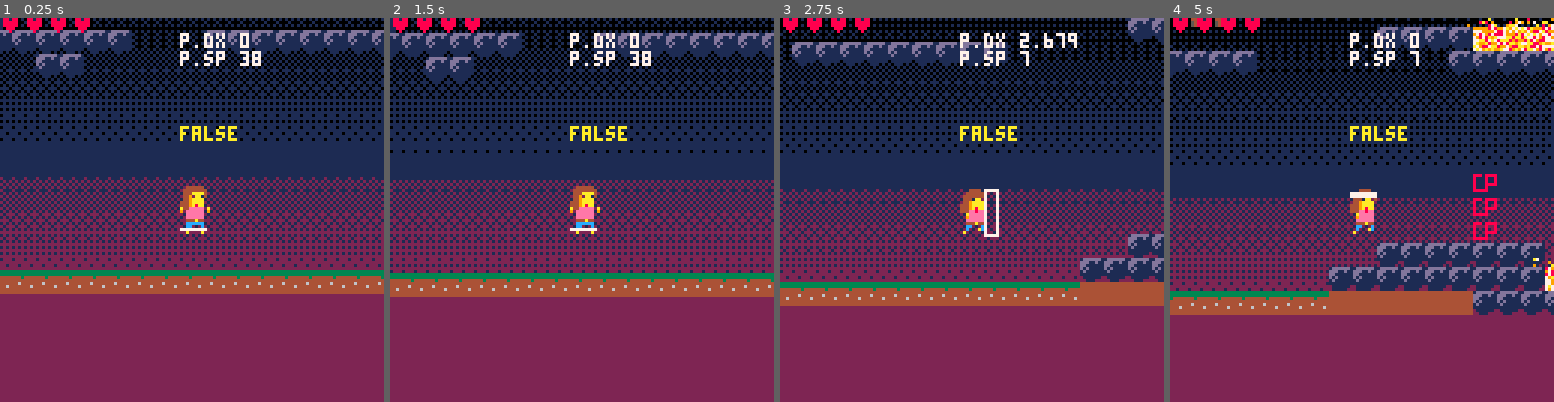
Above: before the commit, frames 1-4 (left to right).
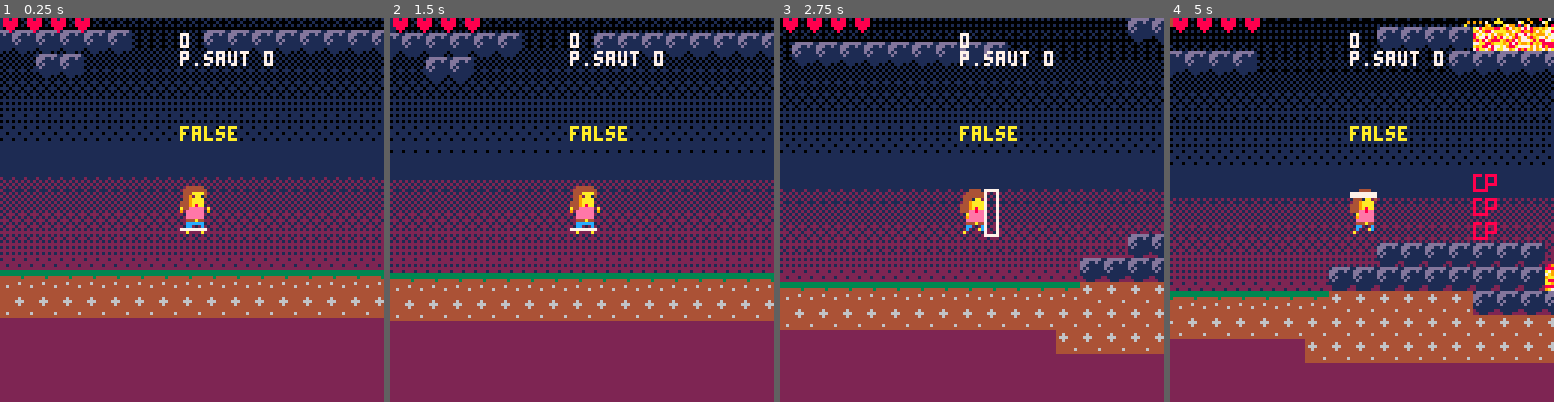
Above: after the commit, the same moments.

Repository: EmilieRobert33/SPOOKJAM
Game: PICO-8 cartridge sp4.p8
The game is run twice, just before and just after one commit, with the same random seed, the same clock (stepped at 60 frames per second) and the same inputs.
Inputs:
- Up to frame 1 (0.25 s): no input
- Up to frame 2 (1.5 s): tap X (X key) at 0.33, 1.07 s; tap O (Z key) at 0.7 s
- Up to frame 3 (2.75 s): hold Right 1.6-2.1 s; tap O (Z key) at 1.7, 2.1, 2.5 s; tap X (X key) at 1.85 s; hold Right from 2.47 s (still down)
- Up to frame 4 (5 s): tap O (Z key) every 0.4 s from 2.9 to 4.9 s; tap X (X key) at 2.97, 4.08 s; release Right at 3.03 s; hold Left 3.08-3.58 s; hold Right 4.02-4.68 s

The runs differ from the first frame. In frame 1, 6.7% of the frame differs, in the area x 0-100%, y 3-79%; in frame 2, 6.7%; in frame 3, 8.7%; in frame 4, 12%, in the area x 0-100%, y 0-90%.

Commit message:
recuperation modif blink

Diff:
--- a/sp4.p8
+++ b/sp4.p8
@@ -23,7 +23,9 @@
 	p.max_dy = 3
 	p.acc = 0.5
 	p.boost = 4.25
+	p.saut = 0
 	p.mask = 0
+	p.mask2 = 0
 	p.anim = 0
 	p.running = false
 	p.jumping = false
@@ -42,6 +43,15 @@
 	mask.h = 16
 	mask.sp = 68
 	mask.taken = false
+
+	--objet mask2
+	mask2 = {}
+	mask2.x = 6*8
+	mask2.y = 13*8
+	mask2.w = 16
+	mask2.h = 16
+	mask2.sp = 46
+	mask2.taken = false
 
 
 	gravity = 0.3
@@ -122,12 +132,12 @@
 		spr(p.sp,p.x,p.y,2,2,p.flp)
 	end
 
- if (p.mask==1) then
-  --rectfill(p.x,p.y,p.x+15,p.y+6,0)
-  spr(74,p.x+4,p.y)
- end
+
+	--mask 1
+	spr(mask.sp,mask.x,mask.y,2,2)
+
 	--mask 2
-	spr(mask.sp,mask.x,mask.y,2,2)
+	spr(mask2.sp,mask2.x,mask2.y,2,2)
 
 	if(p.mort==true
 	and p.cp==false) then
@@ -154,8 +164,8 @@
 	--print(p.sliding,p.x,p.y-34,8)
 	--print(p.running,p.x,p.y-28,9)
 	print(p.landed,p.x,p.y-20,10)
-	print("p.sp "..p.sp,p.x,p.y-45,7)
- print("p.dx "..p.dx,p.x,p.y-51,7)
+	print("p.saut "..p.saut,p.x,p.y-45,7)
+ print(p.mask2,p.x,p.y-51,7)
 
  ------------------------------
  -- dessine la vie
@@ -312,11 +322,12 @@
 		p.flp=false
 	end
 
-	--jumping
+	--jumping p.landed
 	if(btnp(🅾️))
-	and p.landed then
+	and p.saut>0 then
 		p.dy-=p.boost
 		p.landed = false
+		p.saut-=1
 		sfx(31)
 	end
  -------test por declenche fantome depuis tiles----
@@ -324,11 +335,7 @@
 
 	--if player collides with a mask
 	check_collision_m()
-
-	--if player has mask 2
-	if (p.mask == 2) then
-		p.boost = 6
-	end
+	check_collision_m2()
 
 	--mettre/enlever mask
 	player_mask()
@@ -433,6 +440,14 @@
 			if(btnp(❎)) p.mask = 0
 		end
 	end
+	if(mask2.taken == true) then
+		if(p.mask2 == 0) then
+			if(btnp(❎)) p.mask2 = 1
+		elseif(p.mask2 == 1) then
+		 if (btnp(🅾️)) p.saut=2
+			if (btnp(❎)) p.mask2 = 0
+		end
+	end
 end
 
 function check_collision_m()
@@ -446,6 +461,16 @@
 	end
 end
 
+function check_collision_m2()
+	if(check_coll(p,mask2)
+	and mask2.taken == false) then
+		make_explosions(mask2.x,mask.y,15)
+		make_particules(mask2.x,mask.y,16)
+		mask2.sp = 105
+		mask2.taken = true
+	end
+end
+
 function check_collision_ud()
 	if(p.dy>0) then
 		p.falling=true
@@ -456,6 +481,7 @@
 
 		if(collide_map(p,"down",0)) then
 			p.landed= true
+			p.saut = 1
 			p.falling= false
 			p.dy=0
 			p.y-=((p.y+p.h+1)%8)-1
@@ -1036,14 +1062,14 @@
 00cccccc0000000000cc000c0000000000cc000c0000000000cc000c0000000000cccccc0000000000cc000c0000000000c00000c00000000044899989a98900
 00cc000c0000000000c0000c0000000000c0000c0000000000c0000c0000000000cc000c000000000c000000c00000000c0000000c00000000044a999a999000
 00a0000a0000000000a0000a0000000000a0000a0000000000a0000a0000000000a0000a000000000a000000a0000000a00000000a0000000000049a99900000
-1dddddd14444444465556666445d444400000cccccc0000000900000000a0000022002200000000000cccc000000000000000000000000000000000000000000
-ddd11d114444444460000006555555550000cccccccc0000a009000000a009002ee22e72001101600c7777c00000000000000000000000000000000000000000
-dd1111114444444460000006444445d4000cc777777cc0000aa97000099770002eeeeee201110116c777777c0000000000000000000000000000000000000000
-d1d1111144444444600000065555555500c7777777777c000a99900009a990002eeeeee200000000c7c77c7c0000000000000000000000000000000000000000
-1d1111114444444465556666445d44440c777777777777c000970000009700002eeeeee201110116c7c77c7c0000000000000000000000000000000000000000
-11111111444444446000000655555555c77ccc7777ccc77c004400000044000002eeee20011101160c7777c00000000000000000000000000000000000000000
-0111111044444444600000065d4445d4c77ccc7777ccc77c0054000000540000002ee2000111011600c77c000000000000000000000000000000000000000000
-00111000444444446000000655555555c7ccc777777ccc7c00540000005400000002200001110116000cc0000000000000000000000000000000000000000000
+1dddddd14444444465556666445d444400000cccccc0000000900000000a00000220022000000000000000000000000000000000000000000000000000000000
+ddd11d114464444460000006555555550000cccccccc0000a009000000a009002ee22e7200110160000000000000000000000000000000000000000000000000
+dd1111114666444460000006444445d4000cc777777cc0000aa97000099770002eeeeee201110116000000000000000000000000000000000000000000000000
+d1d1111144644444600000065555555500c7777777777c000a99900009a990002eeeeee200000000000000000000000000000000000000000000000000000000
+1d1111114444444465556666445d44440c777777777777c000970000009700002eeeeee201110116000000000000000000000000000000000000000000000000
+11111111444444446000000655555555c77ccc7777ccc77c004400000044000002eeee2001110116000000000000000000000000000000000000000000000000
+0111111044444464600000065d4445d4c77ccc7777ccc77c0054000000540000002ee20001110116000000000000000000000000000000000000000000000000
+00111000444444446000000655555555c7ccc777777ccc7c00540000005400000002200001110116000000000000000000000000000000000000000000000000
 1dddddd1333333331dddddd100000000c7ccc77cc77ccc7c00000000000000000000000000000000000000000000000000000000000000000000000000000000
 ddd11d1133333333ddd11d1100000000c77777777777777c00000000000000000000000001110116000000000000000000000000000000000000000000000000
 dd11111144434444dd11111100000000c777777cc777777c00000000000000000000000001110116000000000000000000000000000000000000000000000000
@@ -1068,6 +1094,9 @@
 000000000cc000c0000000000cc000c000000000000cc000c0000000000cc000c000000000000000000000000000000000000000000000000000000055555555
 000000000c0000c00000000000c000c000000000000c000c00000000000c000c000000000000000000000000000000000000000000000000000000005d4445d4
 0000000000a000a000000000000a00a000000000000a000a00000000000a00a00000000000000000000000000000000000000000000000000000000055555555
+14141414141414141414141414141414141414141414141414141414141414141414141414141414141414141414141414141400000000000000000000000000
+00000000000000000000000000000000000000000000000000000000000000000000000000000000000000000000000000000000000000000000000000000000
+00000000000000000000000000000000000000001414141414141414141414141414141414141414141414141414141414141400000000000000000000000000
 __gff__
 0000000000000000004000000000000080000000000000000000000000000000000000000000000000000000000000000000000000000000000000000000000003000001000020200000000000000000030308000000000000000000000000001000000000000000000000000000000000000000000000000000000000000000
 0000000000000000004000000000000080000000000000000000000000000000000000000000000000000000000004840000000000000000000000000000040401010000000000000000000000000000030309000000000000000000000000001004000000000000000000000000000000000000000000000000000000000000
@@ -1075,23 +1104,23 @@
 5000000000000000000000000000000000000000000000000000000000000000000000000000000000000000000000000000000000000000000000000000000000000000000000000000000000000000000000000000000000000000000000000000000000000000000000000000000000000000000000000000000000000000
 5000000000000000000000000000000000000000000000000000000000000000000000000000000000000000000000000000000000000000000000000000000000000000000000000000000000000000000000000000000000000000000000000000000000000000000000000000000000000000000000000000000000000000
 5000000000000000000000000000000000000000000000000000000000000000000000000000000000000000000000000000000000000000000000000000000000000000000000000000000000000000000000000000000000000000000000000000000000000000000000000000000000000000000000000000000000000000
-5000000000000000000000000000000000000000000000000000000000000000000000000000000000005000404000000000000000000000000000000000000000000000000000000000000000000000000000000000000000000000000000000000000000000000000000000000000000000000000000000000000000000000
-5000000000000000000000000000000000000000000000000000000000000000000000000000000000005000000000000000000000000000000000000000000000000000000000000000000000000000000000000000000000000000000000000000000000000000000000000000000000000000000000000000000000000000
-5000000000000000000000000000000000000000000000000000000000000000000000000000000000005052525252000000000000000000000000000000000000000000000000000000000000000000000000000000000000000000000000000000000000000000000000000000000000000000000000000000000000000000
-5000000000000000000000000000000000000000000000000000000000000000000000000000000000005000000000000000000000000000000040404000000000000000000000000000000000000000000000000000000000000000000000000000000000000000000000000000000000000000000000000000000000000000
-5000000000000000000000000000000000000000000000000000000000000000000000000000000000005000000000000000005000100000000000000000000000000000000000000000000000000000000000000000000000000000000000000000000000000000000000000000000000000000000000000000000000000000
-5000000000000000000000000000000000000000000000000000000000000000000000000000000000005010000000000000000000000000000000000000000000000000000000000000000000000000000000000000000000000000000000000000000000000000000000000000000000000000000000000000000000000000
-5000000000000000000000000000000000000000000000000000000000000000000000000000000000005000000000000000000000000000000000000000000000000000000000000000005000000000000000000000000000000000000000000000000000000000000000000000000000000000000000000000000000000000
-5000000000000000000000000000000000000000000000000000000000000000000000000000000000005050505050505050505050505050505050505050000000000000000000000000005000000000000000000000000000000000000000000000000000000000000000000000000000000000000000000000000000000000
-5000000000000000000000000000000000000000000000000000000000000000000000000000000000000000000000000000000000000000000000000000000050505050505050505050505050000000000000000000000000000000000000000000000000000000000000000000000000000000000000000000000000000000
-5000000000000000000000000000000000000000000000000000000000000000000000000000000000000000000000000000000000000000000000000000000050505050000000000000000000000000000000000000000000000000000000000000000000000000000000000000000000000000000000000000000000000000
-5000000000000000000000000000000000000000000000000000505009090909505050095050405050505050505050505050505050505050505050505050505000000000000000000000000000000000000000000000000000000000000000000000000000000000000000000000000000000000000000000000000000000000
-5000000000000000000000000000000000000000000000005050505252525252525052525200000000001052525252525252525252520050100000000000400000000000000000000000000000000000000000000000000000000000000000000000000000000000000000000000000000000000000000000000000000000000
-5000000000000000005050090909095000000000005050505050505050505000000000000000000000000000000000000000500000000000004000000000000000000000000000000000000000000000000000000000000000000000000000000000000000000000000000000000000000000000000000000000000000000000
-5000000000000000505050525252525000000000000000000000000000000000000000000000000000000000000000000000400000000000404000000000000000000000000000000000000000000000000000000000000000000000000000000000000000000000000000000000000000000000000000000000000000000000
-5000000000000050505050505050505000000000000000000000000000000000000000000000000000000000600000004050500000000000000000000000000000000000000000000000000000000000000000000000000000000000000000000000000000000000000000000000000000000000000000000000000000000000
-5043434343435050505050505050505000000000000000000000000000000000000000000000000000000000600000004000000000000000000000000000000000000000000000000000000000000000000000000000000000000000000000000000000000000000000000000000000000000000000000000000000000000000
-5000000000000000000000000000004746000000000000000000000000000000000000000000000000000000600000004000000000404000000000000000000000000000000000000000000000000000000000000000000000000000000000000000000000000000000000000000000000000000000000000000000000000000
+5000000000000000000000000000000000000000000000000000000000000000000000000050004040000000000000000000000000000000000000000000000000000000000000000000000000000000000000000000000000000000000000000000000000000000000000000000000000000000000000000000000000000000
+5000000000000000000000000000000000000000000000000000000000000000000000000050000000000000000000000000000000000000000000000000000000000000000000000000000000000000000000000000000000000000000000000000000000000000000000000000000000000000000000000000000000000000
+5000000000000000000000000000000000000000000000000000000000000000000000000050525252520000000000000000000000000000000000000000000000000000000000000000000000000000000000000000000000000000000000000000000000000000000000000000000000000000000000000000000000000000
+5000000000000000000000000000000000000000000000000000000000000000000000000050000000000000000000000000000000404040000000000000000000000000000000000000000000000000000000000000000000000000000000000000000000000000000000000000000000000000000000000000000000000000
+5000000000000000000000000000000000000000000000000000000000000000000000000050000000000000000050001000000000000000000000000000000000000000000000000000000000000000000000000000000000000000000000000000000000000000000000000000000000000000000000000000000000000000
+5000000000000000000000000000000000000000000000000000000000000000000000000050100000000000000000000000000000000000000000000000000000000000000000000000000000000000000000000000000000000000000000000000000000000000000000000000000000000000000000000000000000000000
+5000000000000000000000000000000000000000000000000000000000000000000000000050000000000000000000000000000000000000000000000000000000000000000050000000000000000000000000000000000000000000000000000000000000000000000000000000000000000000000000000000000000000000
+5000000000000000000000000000000000000000000000000000000000000000000000000050505050505050505050505050505050505050500000000000000000000000000050000000000000000000000000000000000000000000000000000000000000000000000000000000000000000000000000000000000000000000
+5000000000000000000000000000000000000000000000000000000000000000000000000000000000000000000000000000000000000000000000505050505050505050505050500000000000000000000000000000000000000000000000000000000000000000000000000000000000000000000000000000000000000000
+5000000000000000000000000000000000000000000000000000000000000000000000000000000000000000000000000000000000000000000000505050500000000000000000000000000000000000000000000000000000000000000000000000000000000000000000000000000000000000000000000000000000000000
+5000000000000000000000000000000000000000505050090909095050500950504050505050505050505050505050505050505050505050505050000000000000000000000000000000000000000000000000000000000000000000000000000000000000000000000000000000000000000000000000000000000000000000
+5000000000000000000000000000000000000050505052525252525250525252000000000010525252525252525252525200501000000000004000000000000000000000000000000000000000000000000000000000000000000000000000000000000000000000000000000000000000000000000000000000000000000000
+5000000000005050090909095000000050505050500000000000000000000000000000000000000000000000000000000000500000000000004000000000000000000000000000000000000000000000000000000000000000000000000000000000000000000000000000000000000000000000000000000000000000000000
+5000000000505050525252525000000000000000000000000000000000000000000000000000000000000000000000000000400000000000404000000000000000000000000000000000000000000000000000000000000000000000000000000000000000000000000000000000000000000000000000000000000000000000
+5000000050505050505050505000000000000000000000000000000000000000000000000000000000000000600000004050500000000000000000000000000000000000000000000000000000000000000000000000000000000000000000000000000000000000000000000000000000000000000000000000000000000000
+5000005050505050505050505000000000000000000000000000000000000000000000000000000000000000600000004000000000000000000000000000000000000000000000000000000000000000000000000000000000000000000000000000000000000000000000000000000000000000000000000000000000000000
+5000000000000000000000004746460000000000000000000000000000000000000000000000000000000000600000004000000000404000000000000000000000000000000000000000000000000000000000000000000000000000000000000000000000000000000000000000000000000000000000000000000000000000
 5000000000000000000000000000000000000000000000505050500909090909405040405000000000000050504343435000000000000000000000000000000000000000000000000000000000000000000000000000000000000000000000000000000000000000000000000000000000000000000000000000000000000000
 5050505050500000005050505050505040500000000000000000505052525252520000000000000000000000500000005000000000000000000000000000000000000000000000000000000000000000000000000000000000000000000000000000000000000000000000000000000000000000000000000000000000000000
 0000505000000000000000000000000000000000000000000000000000000000000000000000000000000000500000005000000000000000000000000000000000000000000000000000000000000000000000000000000000000000000000000000000000000000000000000000000000000000000000000000000000000000
